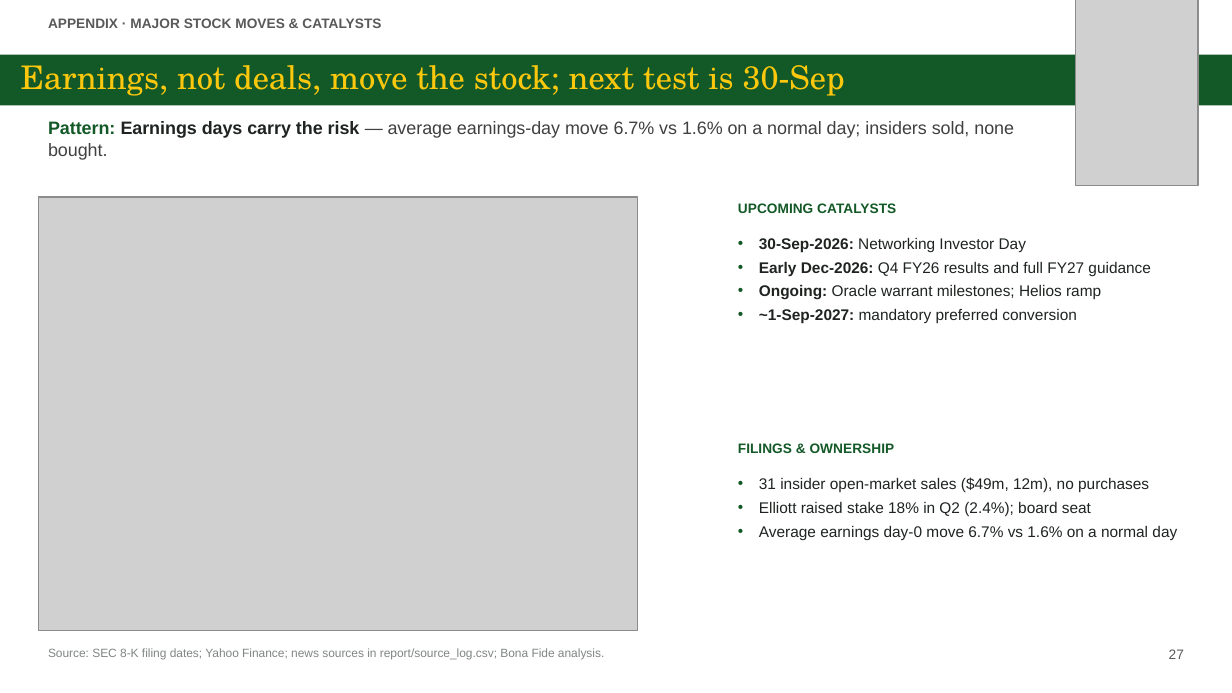
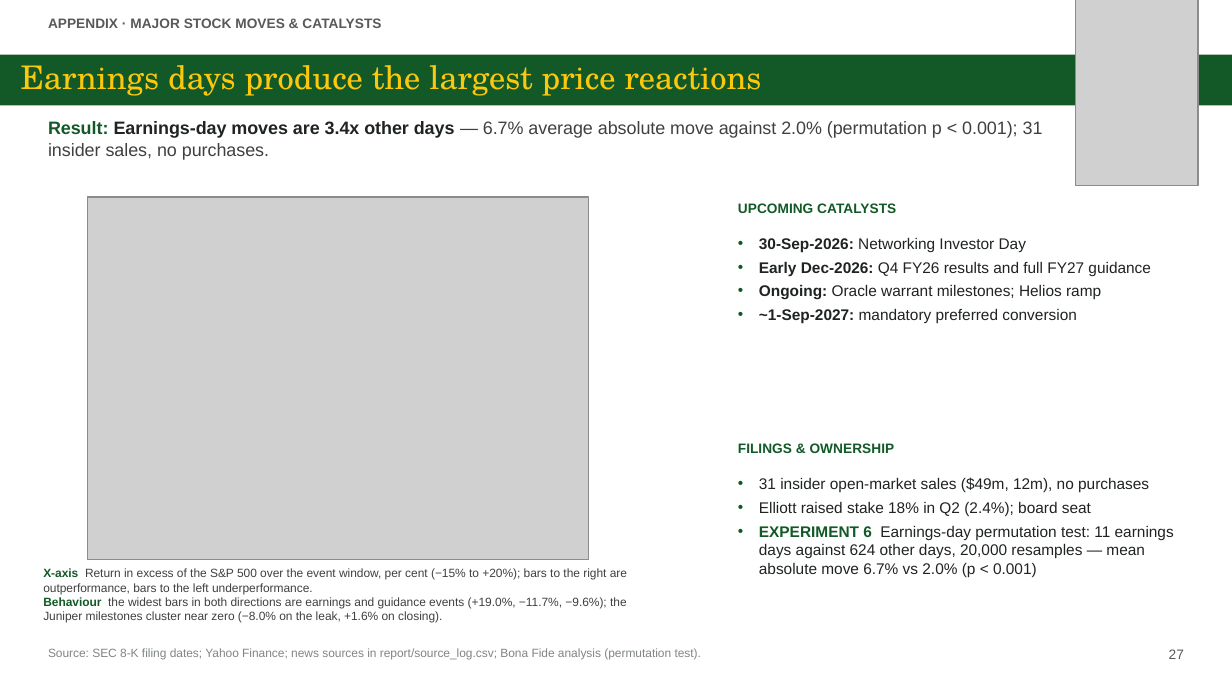
Before and after one commit to zhejiahu-tudelft/bonafide, a slide deck: slide 27 of HPE/final/HPE_Investment_Presentation.pptx. Drawn at 1232x693 pixels with LibreOffice and Linux fonts; fonts in the diff are those of the drawing; grey boxes stand for pictures. Boxes give left, top, right and bottom in pixels: in the first picture for what was removed or moved away, otherwise in the second. Text is boxed around its words. In the diff, an @@ line names an element or a change of style, - is before the commit and + after.

```diff
--- a/HPE/final/HPE_Investment_Presentation.pptx
+++ b/HPE/final/HPE_Investment_Presentation.pptx
@@ title at [21, 65, 762, 96]: text changed @@
-Earnings, not deals, move the stock; next test is 30-Sep
+Earnings days produce the largest price reactions
@@ text at [48, 121, 1043, 160]: text changed @@
-Pattern: Earnings days carry the risk — average earnings-day move 6.7% vs 1.6% on a normal day; insiders sold, none bought.
+Result: Earnings-day moves are 3.4x other days — 6.7% average absolute move against 2.0% (permutation p < 0.001); 31 insider sales, no purchases.
@@ picture: place and size @@
-picture at [38, 197, 637, 631]
+picture at [87, 197, 589, 559]
@@ text at [759, 525, 1174, 577]: text changed @@
-• Average earnings day-0 move 6.7% vs 1.6% on a normal day
+• EXPERIMENT 6 Earnings-day permutation test: 11 earnings days against 624 other days, 20,000 resamples — mean absolute move 6.7% vs 2.0% (p < 0.001)
@@ text added at [43, 568, 627, 623], 7 pt, text #404040 @@
+X-axis Return in excess of the S&P 500 over the event window, per cent (−15% to +20%); bars to the right are outperformance, bars to the left underperformance.
+Behaviour the widest bars in both directions are earnings and guidance events (+19.0%, −11.7%, −9.6%); the Juniper milestones cluster near zero (−8.0% on the leak, +1.6% on closing).
@@ text at [48, 648, 701, 660]: text changed @@
-Source: SEC 8-K filing dates; Yahoo Finance; news sources in report/source_log.csv; Bona Fide analysis.
+Source: SEC 8-K filing dates; Yahoo Finance; news sources in report/source_log.csv; Bona Fide analysis (permutation test).
```
Also in this commit, not shown: 27 other slides changed, 38 other files.
